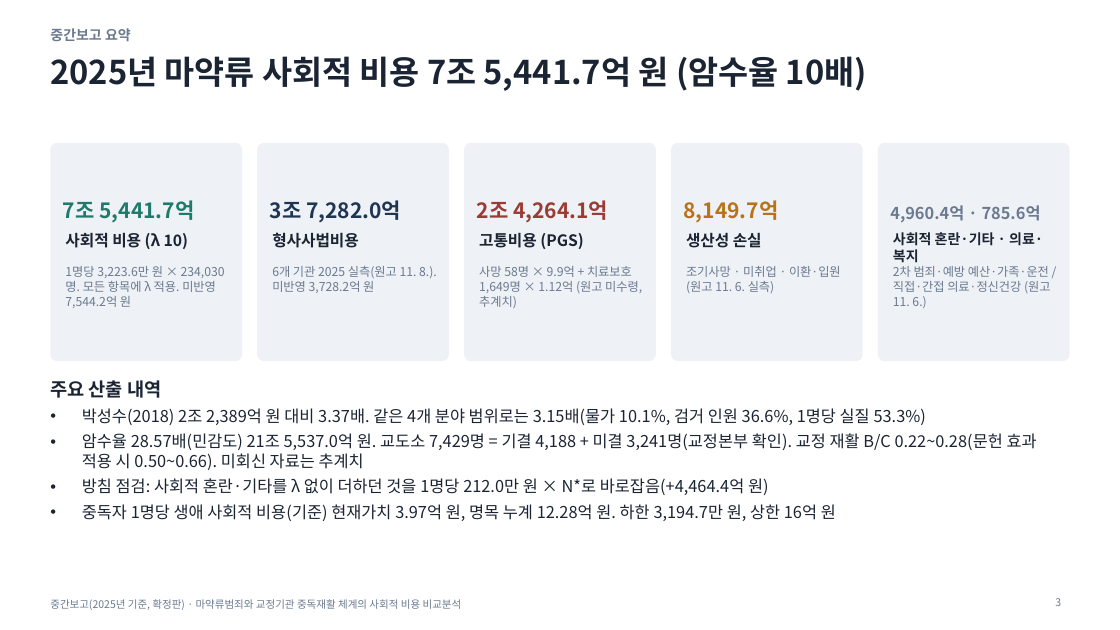
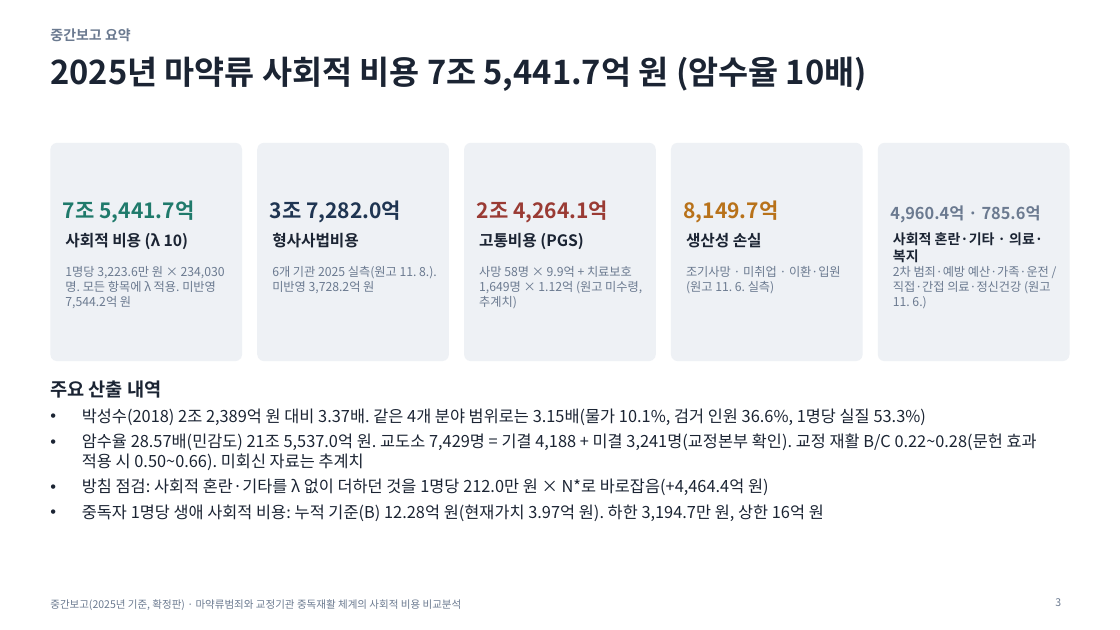
Before and after one commit to adminmrobo/drug-crime-social-cost, a slide deck: slide 3 of deliverables/2026-11-16_확정판/중간보고_마약류사회적비용_2025기준_확정판.pptx. Drawn at 1120x630 pixels with LibreOffice and Linux fonts; fonts in the diff are those of the drawing. Boxes give left, top, right and bottom in pixels: in the first picture for what was removed or moved away, otherwise in the second. Text is boxed around its words. In the diff, an @@ line names an element or a change of style, - is before the commit and + after.

Commit message:
생애비용 표기를 누적 기준(B)으로 통일

```diff
--- a/deliverables/2026-11-16_확정판/중간보고_마약류사회적비용_2025기준_확정판.pptx
+++ b/deliverables/2026-11-16_확정판/중간보고_마약류사회적비용_2025기준_확정판.pptx
@@ text at (82,504,824,521): text changed @@
-• 중독자 1명당 생애 사회적 비용(기준) 현재가치 3.97억 원, 명목 누계 12.28억 원. 하한 3,194.7만 원, 상한 16억 원
+• 중독자 1명당 생애 사회적 비용: 누적 기준(B) 12.28억 원(현재가치 3.97억 원). 하한 3,194.7만 원, 상한 16억 원
```
Also in this commit, not shown: 1 other slide changed, 19 other files.
